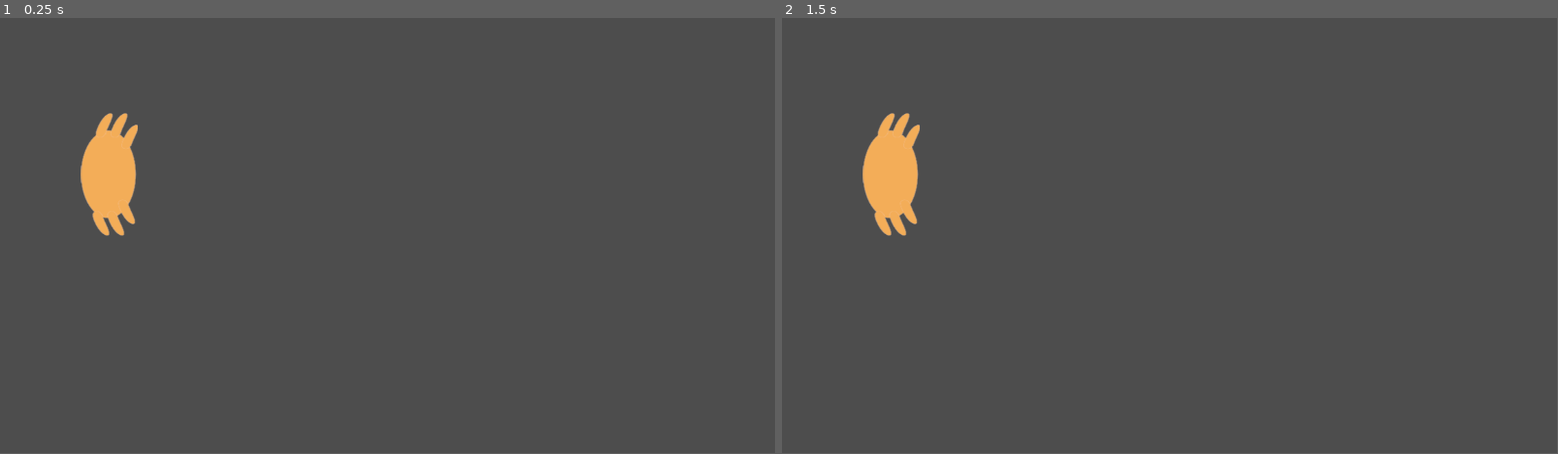
Above: before the commit, frames 1-2 (left to right).
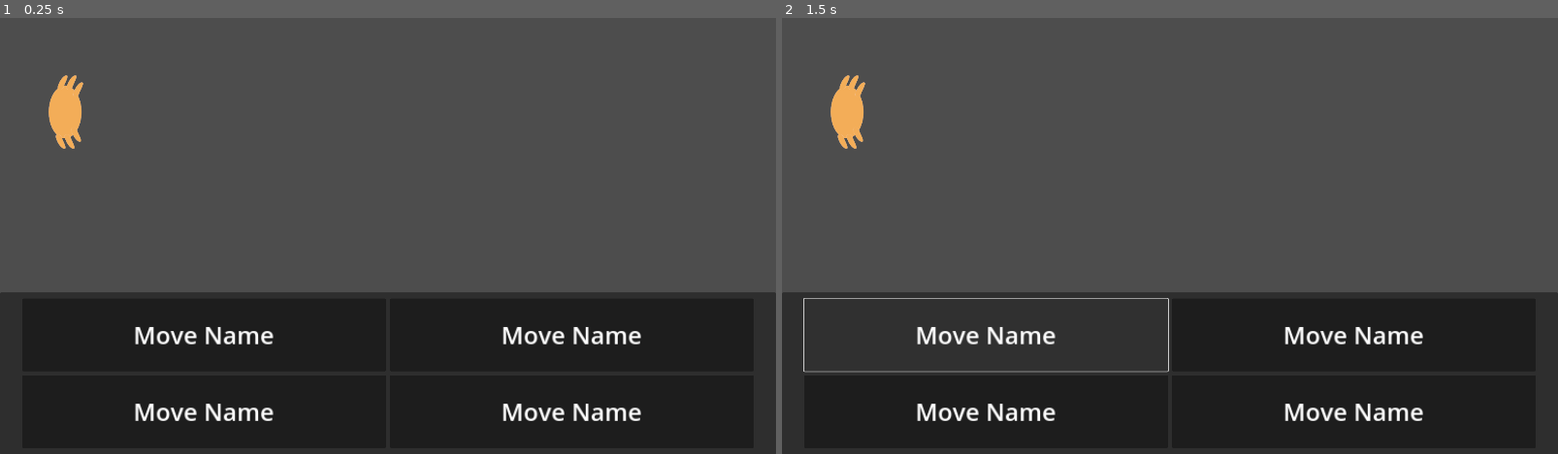
Above: after the commit, the same moments.

Repository: mathew-tran/theanajam24
Game: Godot game, scene res://Levels/Main.tscn
Same seed, same stepped clock (60 frames per second), same inputs: the game is played once before the commit and once after it.
Inputs (mouse positions are in pixels of both pictures, inside the frame that each line leads up to):
- Up to frame 1 (0.25 s): no input
- Up to frame 2 (1.5 s): click (983, 336) at 0.52 s; click (983, 336) at 1.27 s
In our replay, the window is 799x449 before the commit and 800x450 after it. These sizes can differ from the game's own. Grey fills any space a smaller window leaves; there, only what the larger window draws over its background counts as a difference.

The runs differ from the first frame. In frame 1, 39% of the frame differs, in the area x 0-100%, y 0-100%; in frame 2, 38%.

Commit message:
working on crab unit

Diff:
--- a/Levels/Main.tscn
+++ b/Levels/Main.tscn
@@ -1,7 +1,10 @@
-[gd_scene load_steps=2 format=3 uid="uid://es6nd57a2gp0"]
+[gd_scene load_steps=3 format=3 uid="uid://es6nd57a2gp0"]
 
 [ext_resource type="PackedScene" uid="uid://c4lv4viiojafv" path="res://Prefabs/CrabUnit.tscn" id="1_v801o"]
+[ext_resource type="PackedScene" uid="uid://bfirwcnlcdd2l" path="res://Prefabs/UI/UILayer.tscn" id="2_jdlnc"]
 
 [node name="Node2D" type="Node2D"]
 
 [node name="Crab" parent="." instance=ExtResource("1_v801o")]
+
+[node name="CanvasLayer" parent="." instance=ExtResource("2_jdlnc")]
--- /dev/null
+++ b/Prefabs/UI/MoveButton.tscn
@@ -0,0 +1,31 @@
+[gd_scene format=3 uid="uid://bluk8vi2v3rr7"]
+
+[node name="MoveButton" type="Panel"]
+custom_minimum_size = Vector2(900, 180)
+
+[node name="Button" type="Button" parent="."]
+layout_mode = 1
+anchors_preset = 15
+anchor_right = 1.0
+anchor_bottom = 1.0
+grow_horizontal = 2
+grow_vertical = 2
+
+[node name="Label" type="Label" parent="."]
+custom_minimum_size = Vector2(800, 80)
+layout_mode = 1
+anchors_preset = 8
+anchor_left = 0.5
+anchor_top = 0.5
+anchor_right = 0.5
+anchor_bottom = 0.5
+offset_left = -400.0
+offset_top = -40.0
+offset_right = 400.0
+offset_bottom = 40.0
+grow_horizontal = 2
+grow_vertical = 2
+theme_override_font_sizes/font_size = 60
+text = "Move Name"
+horizontal_alignment = 1
+vertical_alignment = 1
--- /dev/null
+++ b/Prefabs/UI/MovePanel.tscn
@@ -0,0 +1,51 @@
+[gd_scene load_steps=2 format=3 uid="uid://wrgab0n5yd4r"]
+
+[ext_resource type="PackedScene" uid="uid://bluk8vi2v3rr7" path="res://Prefabs/UI/MoveButton.tscn" id="1_s354m"]
+
+[node name="MovePanel" type="Panel"]
+custom_minimum_size = Vector2(1920, 400)
+anchors_preset = 7
+anchor_left = 0.5
+anchor_top = 1.0
+anchor_right = 0.5
+anchor_bottom = 1.0
+offset_left = -960.0
+offset_top = -400.0
+offset_right = 960.0
+grow_horizontal = 2
+grow_vertical = 0
+
+[node name="VBoxContainer" type="VBoxContainer" parent="."]
+layout_mode = 1
+anchors_preset = 8
+anchor_left = 0.5
+anchor_top = 0.5
+anchor_right = 0.5
+anchor_bottom = 0.5
+offset_left = -902.0
+offset_top = -182.0
+offset_right = 902.0
+offset_bottom = 182.0
+grow_horizontal = 2
+grow_vertical = 2
+theme_override_constants/separation = 10
+
+[node name="HBoxContainer" type="HBoxContainer" parent="VBoxContainer"]
+layout_mode = 2
+theme_override_constants/separation = 10
+
+[node name="MoveButton" parent="VBoxContainer/HBoxContainer" instance=ExtResource("1_s354m")]
+layout_mode = 2
+
+[node name="MoveButton2" parent="VBoxContainer/HBoxContainer" instance=ExtResource("1_s354m")]
+layout_mode = 2
+
+[node name="HBoxContainer2" type="HBoxContainer" parent="VBoxContainer"]
+layout_mode = 2
+theme_override_constants/separation = 10
+
+[node name="MoveButton" parent="VBoxContainer/HBoxContainer2" instance=ExtResource("1_s354m")]
+layout_mode = 2
+
+[node name="MoveButton2" parent="VBoxContainer/HBoxContainer2" instance=ExtResource("1_s354m")]
+layout_mode = 2
--- /dev/null
+++ b/Prefabs/UI/UILayer.tscn
@@ -0,0 +1,7 @@
+[gd_scene load_steps=2 format=3 uid="uid://bfirwcnlcdd2l"]
+
+[ext_resource type="PackedScene" uid="uid://wrgab0n5yd4r" path="res://Prefabs/UI/MovePanel.tscn" id="1_k0on1"]
+
+[node name="CanvasLayer" type="CanvasLayer"]
+
+[node name="MovePanel" parent="." instance=ExtResource("1_k0on1")]
--- /dev/null
+++ b/Scripts/Components/HealthComponent.gd
@@ -0,0 +1,19 @@
+extends Node2D
+
+@export var Amount : int
+
+var MaxHealth = 0
+
+func Setup():
+	MaxHealth = Amount
+
+func IsAlive():
+	return Amount > 0
+
+func TakeDamage(amount):
+	Amount -= amount
+
+func Heal(amount):
+	Amount += amount
+	if Amount < 0:
+		Amount = 0
--- a/project.godot
+++ b/project.godot
@@ -14,3 +14,9 @@
 run/main_scene="res://Levels/Main.tscn"
 config/features=PackedStringArray("4.2", "Forward Plus")
 config/icon="res://icon.svg"
+
+[display]
+
+window/size/viewport_width=1920
+window/size/viewport_height=1080
+window/stretch/mode="canvas_items"
